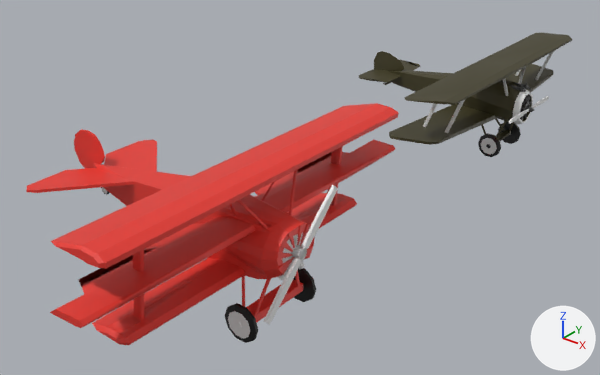
The FBX model Custom Assets/camel.fbx as it was, and as the next commit left it.
Before and after are seen from a 50 mm camera at (3.86, -8.74, 1.67) aimed at (-1.13, -2.5, -2.2). The axes (+X, +Y, +Z) are drawn at lower right. The lights are the same throughout. Where no turn or scale is listed for an object, it has been applied to the vertices.
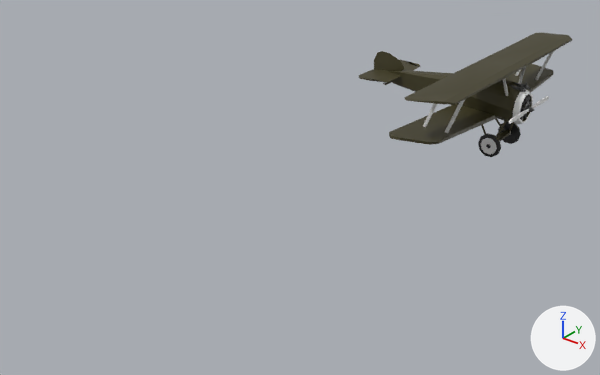
What differs and where, as boxes (x1, y1, x2, y2) in the pictures (600 x 375 px):
'Plane.001', deleted (red): before (26, 103, 399, 345)
    faces in mat_material_008 (red #e7372c): (26, 103, 399, 345)
    faces in mat_material_010 (black #000000): (101, 187, 316, 343)
    faces in mat_material_009 (white #e7e7e7): (102, 187, 305, 338)
'Cylinder', deleted: before (264, 185, 338, 324)

Patch to the scene script:
```diff
--- a/Custom Assets/camel.fbx.py
+++ b/Custom Assets/camel.fbx.py
@@ ob_cylinder @@
-ob_cylinder = bpy.data.objects.new('Cylinder', me_cylinder_000)
-ob_cylinder.location = (0.034, -4.249, -1.697)
@@ ob_plane_001 @@
-ob_plane_001 = bpy.data.objects.new('Plane.001', me_plane_003)
-ob_plane_001.location = (-0.542, -4.249, -1.45)
```
